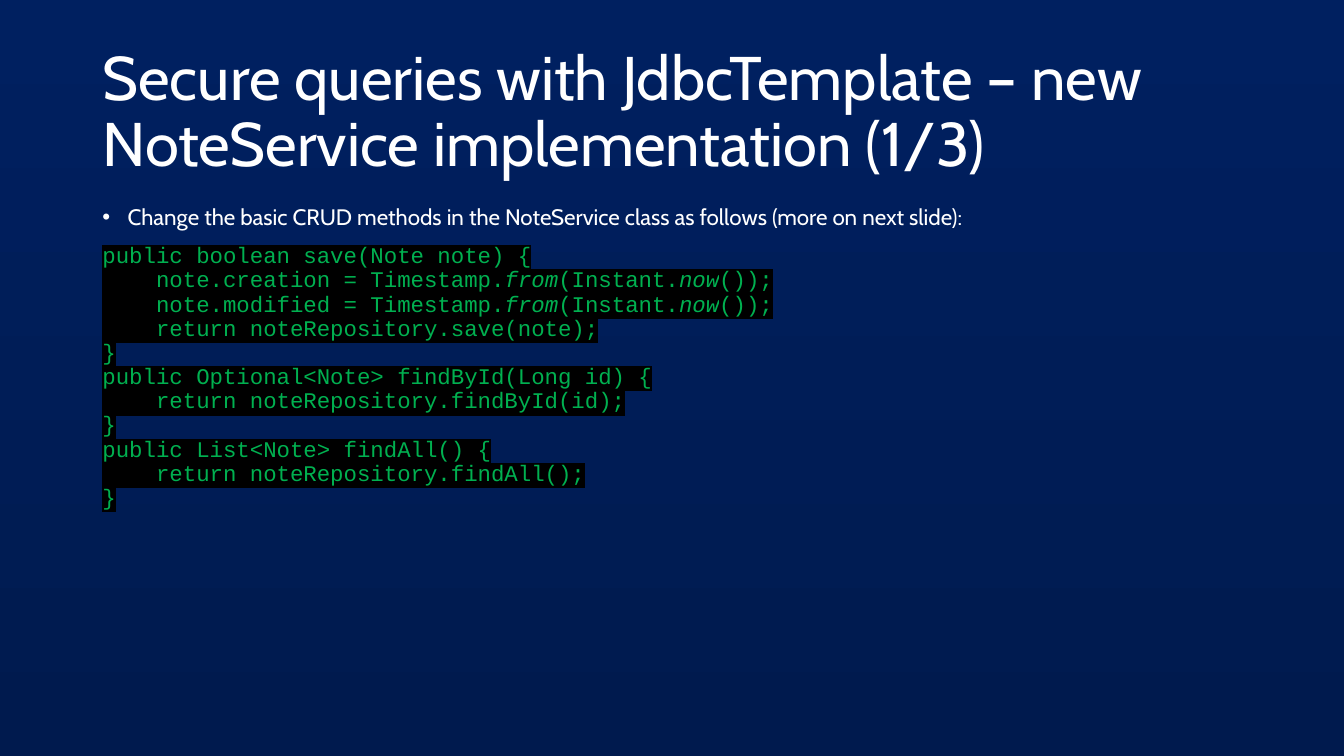
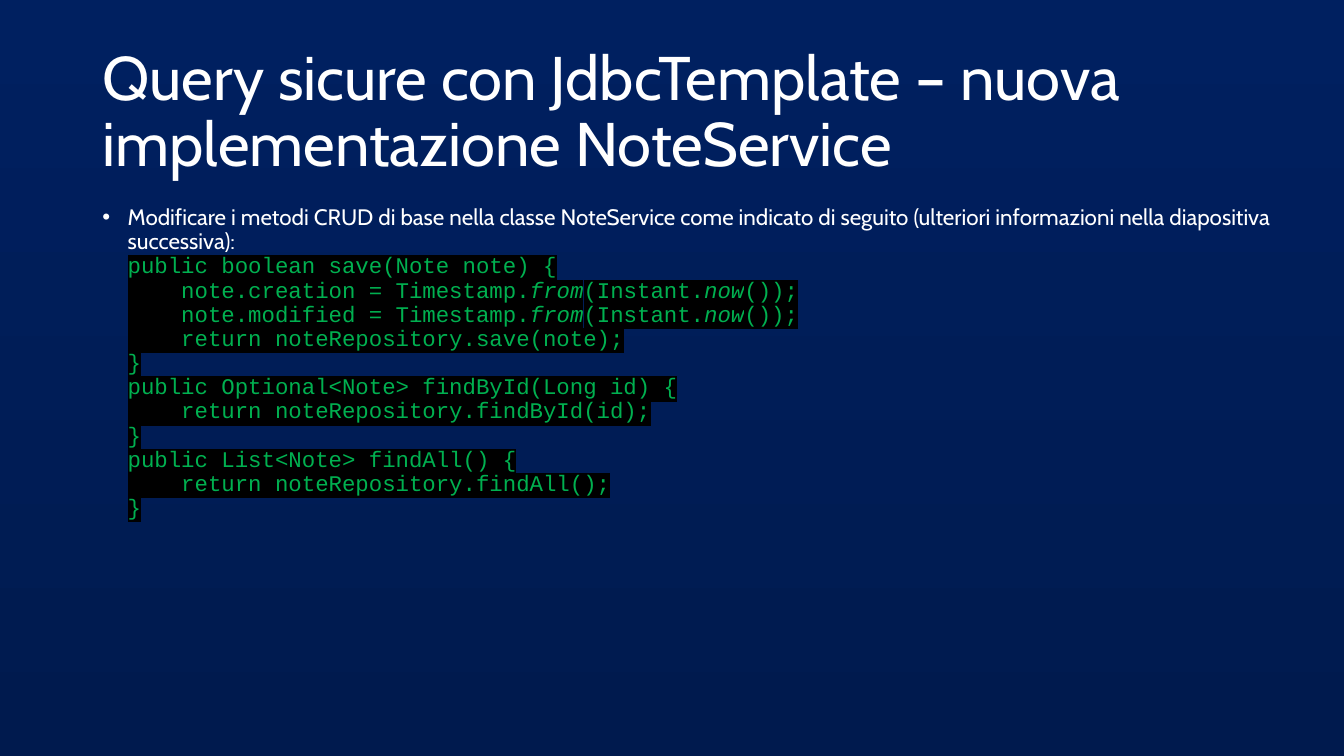
Before and after one commit to AlessandroS94/corso_21122022, a slide deck: slide 15 of Day 4/slide/Spring JDBC.pptx. Drawn at 1344x756 pixels with LibreOffice and Linux fonts; fonts in the diff are those of the drawing. Boxes give left, top, right and bottom in pixels: in the first picture for what was removed or moved away, otherwise in the second. Text is boxed around its words. In the diff, an @@ line names an element or a change of style, - is before the commit and + after.

```diff
--- a/Day 4/slide/Spring JDBC.pptx
+++ b/Day 4/slide/Spring JDBC.pptx
@@ title at bbox=[102, 53, 1120, 180]: text changed @@
-Secure queries with JdbcTemplate – new NoteService implementation (1/3)
+Query sicure con JdbcTemplate – nuova implementazione NoteService
@@ text at bbox=[128, 208, 1269, 496]: text changed @@
-• Change the basic CRUD methods in the NoteService class as follows (more on next slide):
-public boolean save(Note note) {
-note.creation = Timestamp.from(Instant.now());
-note.modified = Timestamp.from(Instant.now());
-return noteRepository.save(note);
-}
-public Optional<Note> findById(Long id) {
-return noteRepository.findById(id);
-}
-public List<Note> findAll() {
-return noteRepository.findAll();
-}
+• Modificare i metodi CRUD di base nella classe NoteService come indicato di seguito (ulteriori informazioni nella diapositiva successiva):
+  public boolean save(Note note) {
+  note.creation = Timestamp.from(Instant.now());
+  note.modified = Timestamp.from(Instant.now());
+  return noteRepository.save(note);
+  }
+  public Optional<Note> findById(Long id) {
+  return noteRepository.findById(id);
+  }
+  public List<Note> findAll() {
+  return noteRepository.findAll();
+  }
```
Also in this commit, not shown: 24 other slides changed, 7 other files.
